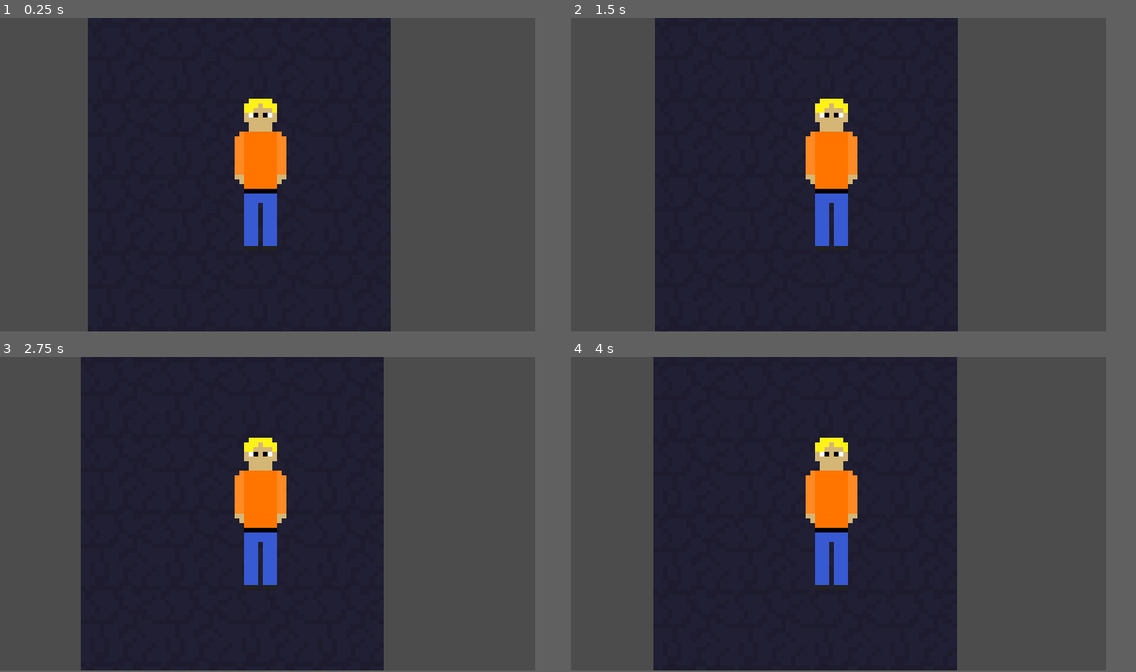
Above: before the commit, frames 1-4 (two rows, left to right).
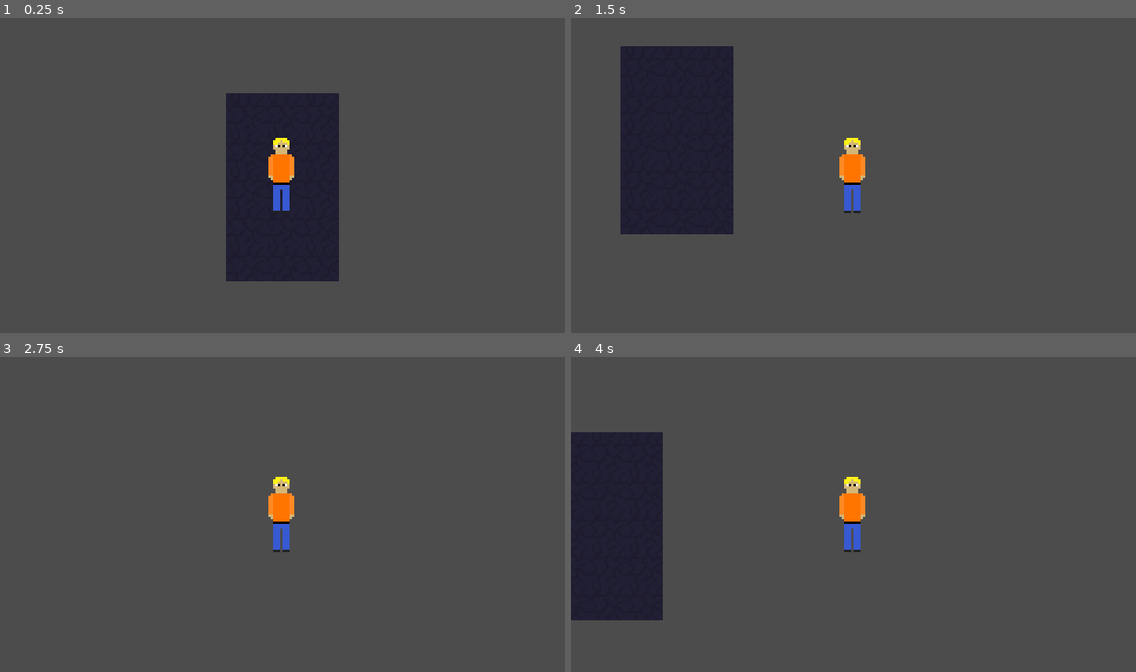
Above: after the commit, the same moments.

Repository: CMDR-Piboy314/Ludum-Dare-51
Game: Godot game, scene res://scn/lvl/Level01.tscn
Same seed, same stepped clock (60 frames per second), same inputs: the game is played once before the commit and once after it.
Inputs:
- Up to frame 1 (0.25 s): no input
- Up to frame 2 (1.5 s): tap Enter at 0.5 s; hold D (move_right) 0.53-1.28 s; hold S (move_down) from 1.28 s (still down)
- Up to frame 3 (2.75 s): release S (move_down) at 2.03 s; hold D (move_right) from 2.03 s (still down)
- Up to frame 4 (4 s): release D (move_right) at 2.78 s; hold W (move_up) 2.78-3.53 s; tap Space at 3.5 s; hold A (move_left) from 3.53 s (still down)
The window is 682x400 before the commit and 720x402 after it. Grey fills any space a smaller window leaves; there, only what the larger window draws over its background counts as a difference.

The runs differ from the first frame. In frame 1, 45% of the frame differs, in the area x 15-70%, y 0-100%; in frame 2, 49%; in frame 3, 53%; in frame 4, 61%, in the area x 0-69%, y 0-100%.

Commit message:
Player improvements, fixes, fnt and res change

Diff:
--- a/project.godot
+++ b/project.godot
@@ -20,17 +20,16 @@
 
 [display]
 
-window/size/width=341
-window/size/height=200
-window/size/test_width=1023
-window/size/test_height=600
-window/stretch/mode="2d"
+window/size/width=240
+window/size/height=134
+window/size/test_width=1006
+window/size/test_height=606
+window/stretch/mode="viewport"
 window/stretch/aspect="keep_height"
-window/stretch/shrink=3.0
 
 [editor_plugins]
 
-enabled=PoolStringArray( "res://addons/center_pivot_offset/plugin.cfg", "res://addons/node_library/plugin.cfg", "res://addons/retile/plugin.cfg" )
+enabled=PoolStringArray( "res://addons/node_library/plugin.cfg" )
 
 [gui]
 
--- a/scn/ent/Player.tscn
+++ b/scn/ent/Player.tscn
@@ -16,13 +16,14 @@
 script = ExtResource( 1 )
 
 [node name="Sprite" type="Sprite" parent="."]
+position = Vector2( 1, 0 )
 texture = ExtResource( 2 )
 hframes = 2
 vframes = 2
 frame = 3
 
 [node name="CollisionShape2D" type="CollisionShape2D" parent="."]
-position = Vector2( -1.5, 0 )
+position = Vector2( -0.5, 0 )
 shape = SubResource( 1 )
 
 [node name="ShakyCamera2D" type="Camera2D" parent="."]
--- a/scn/lvl/Level01.tscn
+++ b/scn/lvl/Level01.tscn
@@ -26,7 +26,7 @@
 cell_size = Vector2( 16, 16 )
 cell_custom_transform = Transform2D( 16, 0, 0, 16, 0, 0 )
 format = 1
-tile_data = PoolIntArray( 393224, 0, 0, 393225, 0, 0, 393226, 0, 0, 393227, 0, 0, 458760, 0, 0, 458761, 0, 0, 458762, 0, 0, 458763, 0, 0, 524296, 0, 0, 524297, 0, 0, 524298, 0, 0, 524299, 0, 0, 589832, 0, 0, 589833, 0, 0, 589834, 0, 0, 589835, 0, 0, 655368, 0, 0, 655369, 0, 0, 655370, 0, 0, 655371, 0, 0 )
+tile_data = PoolIntArray( 131078, 0, 0, 131079, 0, 0, 131080, 0, 0, 196614, 0, 0, 196615, 0, 0, 196616, 0, 0, 262150, 0, 0, 262151, 0, 0, 262152, 0, 0, 327686, 0, 0, 327687, 0, 0, 327688, 0, 0, 393222, 0, 0, 393223, 0, 0, 393224, 0, 0 )
 
 [node name="Player" parent="." instance=ExtResource( 2 )]
-position = Vector2( 166, 133 )
+position = Vector2( 120, 67 )
--- a/src/ent/Player.gd
+++ b/src/ent/Player.gd
@@ -1,6 +1,6 @@
 extends KinematicBody2D
 
-export(int) var max_speed = 50
+export(int) var max_speed = 100
 
 var velocity = Vector2.ZERO
 
@@ -95,3 +95,6 @@
 		# Moving down
 		elif velocity.y < 0:
 			anim_dir = dir.B
+
+	velocity.x *= speed
+	velocity.y *= speed
Not shown, added: res/fnt/ludum/license.txt
Binary file added: res/fnt/ludum/ludum.ttf
Not shown, added: res/fnt/ludum/readme.txt
